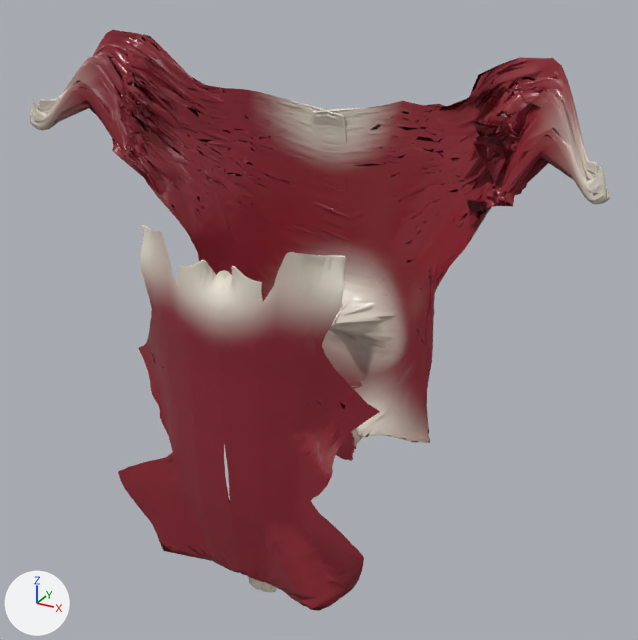
Renders of the glTF model docs/characters/assets/axon-sippy-high-sa.glb from each side of a commit.
The view is the same before and after, from a camera (50 mm lens) standing at (0.301, -0.479, 1.368) and looking at (0.022, 0.028, 1.114). Arrows for +X, +Y and +Z are at lower left; the lights stay in place. The first picture is the older version. Where no turn or scale is listed for an object, it has been applied to the vertices. Vertices at exactly the same position are counted once.

The first picture shows 'muscles / tissue'.
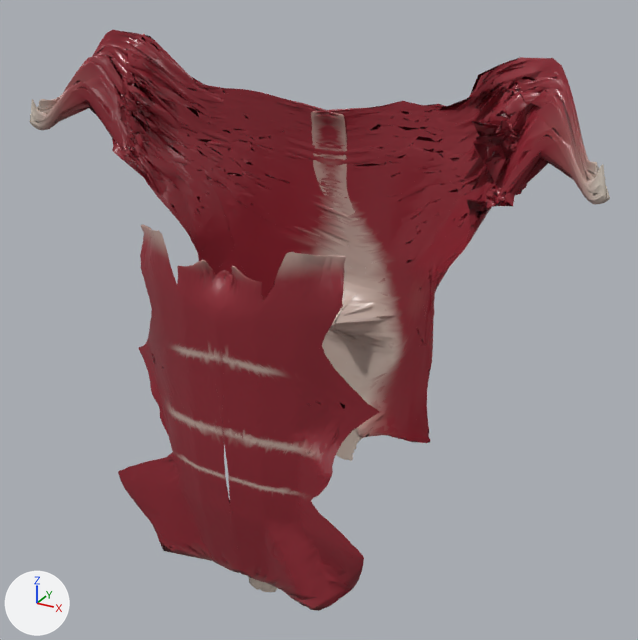
Commit message: Refresh fitted atlas colors at the superficial muscle attachments

What differs and where, as boxes (x1, y1, x2, y2) in the pictures (638 x 640 px):
part 1 of me_muscles___tissue, recoloured
    both: (30, 47, 610, 611)

The edits, one by one:
me_muscles___tissue has 39514 vertices, 79006 faces and spans x 0.0..0.428, y -0.152..0.0, z 0.0..0.399.
me_muscles___tissue is used by ob_muscles___tissue; location (-0.213, 0.0862, 0.9029).
me_muscles___tissue part 1: 37456 faces centred in x 0.0..0.428, y -0.152..0.0, z 0.0..0.392 are repainted in the vertex colours, in many colours.
